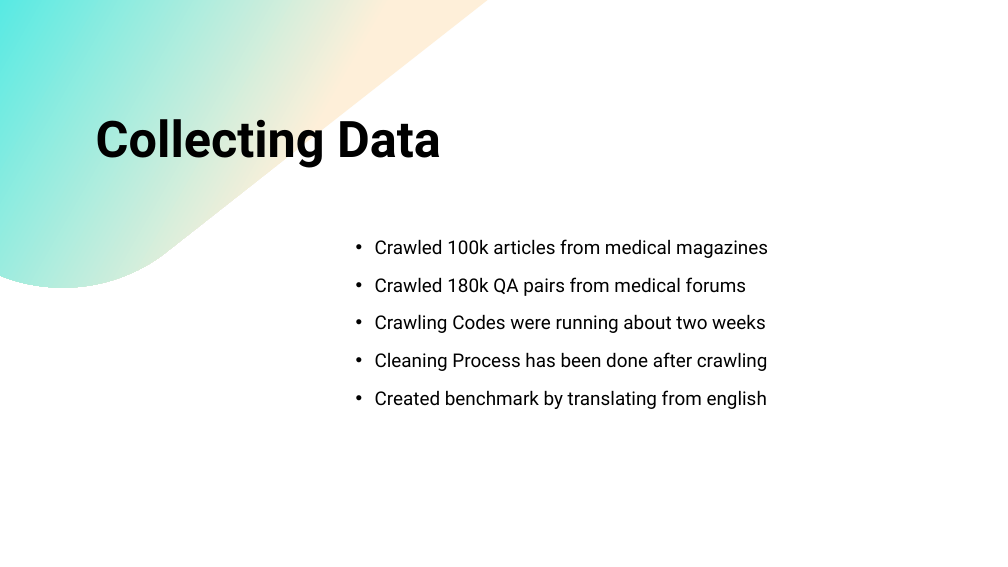
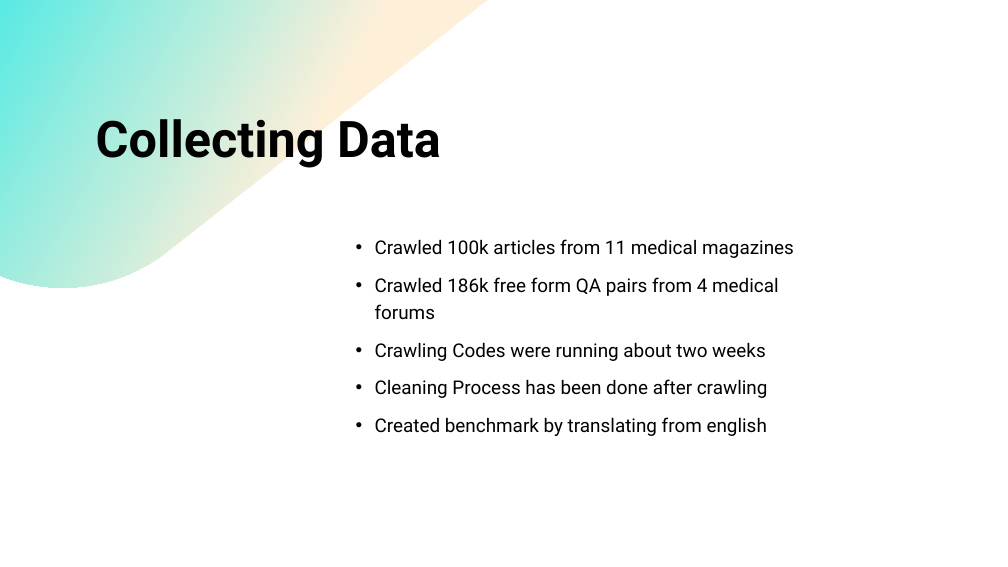
Before and after one commit to Mehrdadghassabi/Gaokerena-R, a slide deck: slide 7 of assets/thesis_documents/presentaion/Presentation 10.pptx (slide 6 before the commit). Drawn at 1008x567 pixels with LibreOffice and Linux fonts; fonts in the diff are those of the drawing. Boxes give left, top, right and bottom in pixels: in the first picture for what was removed or moved away, otherwise in the second. Text is boxed around its words. In the diff, an @@ line names an element or a change of style, - is before the commit and + after.

```diff
--- a/assets/thesis_documents/presentaion/Presentation 10.pptx
+++ b/assets/thesis_documents/presentaion/Presentation 10.pptx
@@ text at [375, 239, 794, 320]: text changed @@
-• Crawled 100k articles from medical magazines
-• Crawled 180k QA pairs from medical forums
+• Crawled 100k articles from 11 medical magazines
+• Crawled 186k free form QA pairs from 4 medical forums
```
Also in this commit, not shown: 8 other slides changed, 5 slides added, 1 other file.
